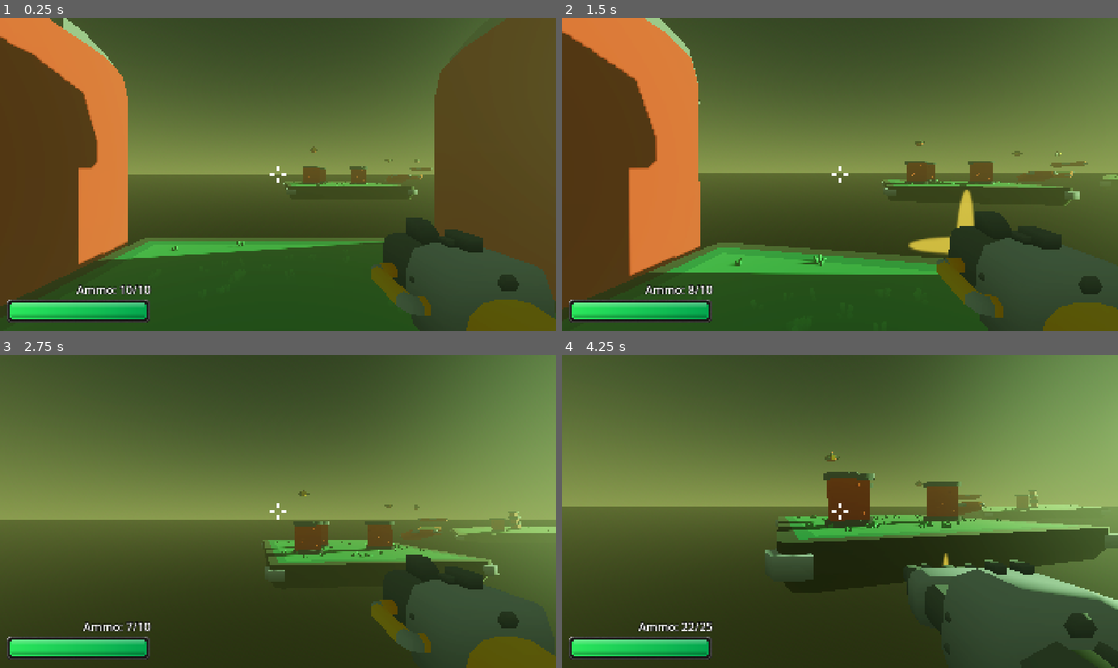
Above: before the commit, frames 1-4 (two rows, left to right).
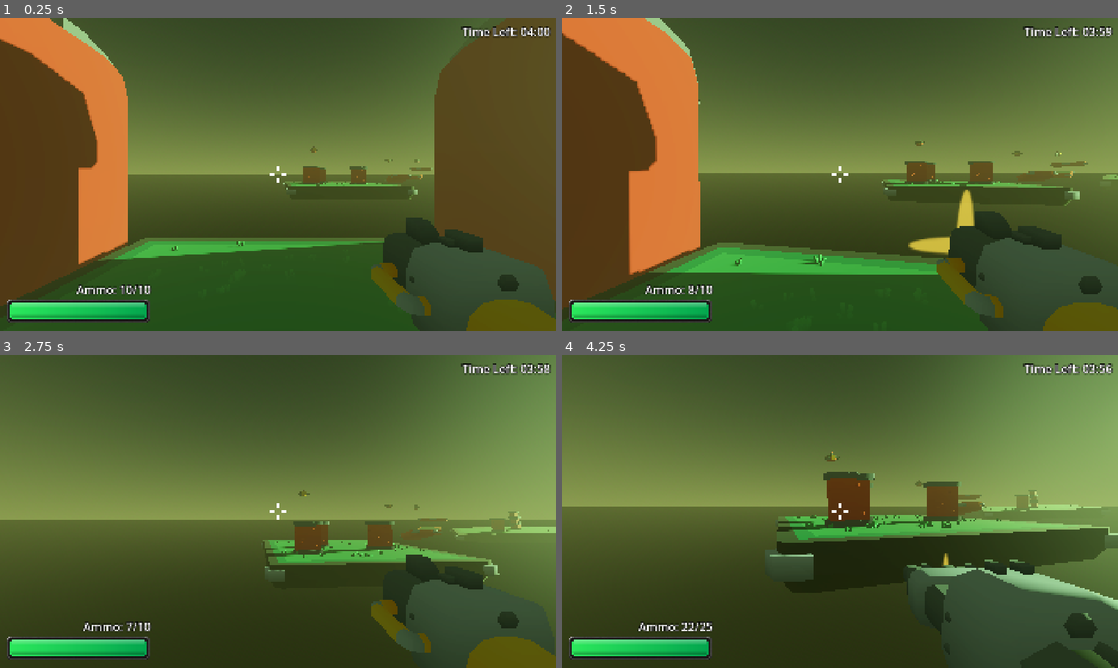
Above: after the commit, the same moments.

Repository: Stone-keep/3d_first_person_shooter
Game: Godot game, scene res://scenes/game.tscn
The game is run twice, just before and just after one commit, with the same random seed, the same clock (stepped at 60 frames per second) and the same inputs. Sound files missing from this copy of the repository are replaced by a short silence.
Inputs (mouse positions are in pixels of both pictures, inside the frame that each line leads up to):
- Up to frame 1 (0.25 s): no input
- Up to frame 2 (1.5 s): move the mouse to (867, 174) at 0.52 s; press the mouse at (867, 174) at 0.53 s; hold W (forward) from 0.53 s (still down); tap Space (jump) at 0.77 s; move the mouse to (812, 174) at 1.27 s; release the mouse at (812, 174) at 1.28 s; click (812, 174) at 1.35 s
- Up to frame 3 (2.75 s): keep holding W (forward); tap Space (jump) at 1.52 s; move the mouse to (289, 505) at 2.02 s; hold Shift (run) from 2.03 s (still down); click (289, 505) at 2.3 s
- Up to frame 4 (4.25 s): keep holding W (forward); move the mouse to (834, 517) at 2.77 s; release Shift (run) at 2.78 s; tap E (toggle_weapon) at 2.85 s; tap Space (jump) at 3.02, 3.77 s; click (834, 517) at 3.05 s; move the mouse to (878, 514) at 3.52 s; press the mouse at (878, 514) at 3.53 s

The runs differ from the first frame. In frame 1, 0.4% of the frame differs, in the area x 0-100%, y 2-76%; in frame 2, 0.6%, in the area x 0-100%, y 2-83%; in frame 3, 0.4%; in frame 4, 0.5%.

Commit message:
Add lose conditions and game timer + label

Diff:
--- a/scenes/enemy.gd
+++ b/scenes/enemy.gd
@@ -1,9 +1,11 @@
 extends CharacterBody3D
 
+@export var health: int
+@export var min_damage: int
+@export var max_damage: int
 @export var min_flash_size: float
 @export var max_flash_size: float
 @export var number_of_barrels := 1
-@export var health := 20
 @export var rotation_speed := 10.0
 
 @onready var muzzleflash: Node3D = $Model/MuzzleFlash
@@ -151,7 +153,6 @@
 		return
 	flash()
 	current_health -= hit_damage
-	print(current_health)
 	if current_health <= 0:
 		set_state(EnemyState.DYING)
 
@@ -170,7 +171,7 @@
 	shoot_sound_player.play()
 	shoot_shape.force_shapecast_update()
 	if shoot_shape.is_colliding():
-		var damage := randi_range(1, 3)
+		var damage := randi_range(min_damage, max_damage)
 		var collider := shoot_shape.get_collider(0)
 
 		if collider.is_in_group("player"):
--- a/scenes/enemy.tscn
+++ b/scenes/enemy.tscn
@@ -190,10 +190,12 @@
 collision_layer = 4
 collision_mask = 3
 script = ExtResource("1_md0e3")
+health = 24
+min_damage = 1
+max_damage = 3
 min_flash_size = 0.3
 max_flash_size = 0.45
 number_of_barrels = 2
-health = 24
 rotation_speed = 2.0
 
 [node name="Model" type="Node3D" parent="." unique_id=1094295482]
@@ -225,7 +227,6 @@
 
 [node name="MuzzleFlash" type="Node3D" parent="Model" unique_id=1390510960]
 transform = Transform3D(1, 0, 0, 0, 1, 0, 0, 0, 1, 0, 0.32853162, 0)
-visible = false
 
 [node name="LeftBarrel" type="Sprite3D" parent="Model/MuzzleFlash" unique_id=699871129]
 transform = Transform3D(0.4, 0, 0, 0, 0.4, 0, 0, 0, 0.4, 0.45003617, -0.027542502, 0.43636626)
--- a/scenes/game.gd
+++ b/scenes/game.gd
@@ -7,6 +7,7 @@
 
 @onready var player: CharacterBody3D = $Characters/Player
 @onready var hud: CanvasLayer = $HUD
+@onready var game_timer: Timer = $GameTimer
 @onready var enviornement: WorldEnvironment = $Enviornement
 @onready var sun: DirectionalLight3D = $Sun
 @onready var sky_material: ProceduralSkyMaterial = enviornement.environment.sky.sky_material
@@ -19,6 +20,9 @@
 	player.targeted_enemy_lost.connect(_on_player_targeted_enemy_lost)
 	hud.update_player_current_hp(player.current_health, player.max_health)
 	enviornement_animation()
+
+func _process(_delta: float) -> void:
+	hud.update_timer_label(game_timer.time_left)
 
 func enviornement_animation():
 	var tween = create_tween()
@@ -47,8 +51,16 @@
 	tween.tween_property(enviornement.environment, "volumetric_fog_albedo", Color(0.82, 0.36, 0.26), half_day_time)
 	tween.tween_property(enviornement.environment, "volumetric_fog_density", 0.014, half_day_time)
 
+func lose_game(cause: String):
+	print(cause)
+
+func win_game():
+	pass
+
 func _on_player_health_changed(hp_current: int, hp_max: int):
 	hud.update_player_current_hp(hp_current, hp_max)
+	if hp_current <= 0:
+		lose_game("health")
 
 func _on_player_ammo_changed(current_ammo: int, max_ammo: int):
 	hud.update_ammo(current_ammo, max_ammo)
@@ -61,3 +73,10 @@
 
 func _on_player_targeted_enemy_lost():
 	hud.hide_enemy_info()
+
+func _on_death_zone_body_entered(body: Node3D) -> void:
+	if body == player:
+		lose_game("fall")
+
+func _on_game_timer_timeout() -> void:
+	lose_game("timeout")
--- a/scenes/game.tscn
+++ b/scenes/game.tscn
@@ -52,9 +52,12 @@
 adjustment_enabled = true
 adjustment_saturation = 1.08
 
+[sub_resource type="BoxShape3D" id="BoxShape3D_vtaks"]
+size = Vector3(250, 1, 250)
+
 [node name="Game" type="Node3D" unique_id=1158255392]
 script = ExtResource("1_lbhrr")
-half_day_time = 150.0
+half_day_time = 120.0
 
 [node name="HUD" parent="." unique_id=429791386 instance=ExtResource("1_lnu2h")]
 
@@ -89,7 +92,7 @@
 transform = Transform3D(0.76531476, 0, -0.6436562, 0, 1, 0, 0.6436562, 0, 0.76531476, 38.843277, 1.9574575, 30.75005)
 
 [node name="Enemy6" parent="Characters" unique_id=1869918565 instance=ExtResource("2_yqjtg")]
-transform = Transform3D(0.20112921, 0, 0.9795647, 0, 1, 0, -0.9795647, 0, 0.20112921, 52.16978, 0.5588956, -7.948558)
+transform = Transform3D(0.9281744, 0, 0.3721456, 0, 1, 0, -0.3721456, 0, 0.9281744, 41.95963, 3.298376, -3.1959176)
 
 [node name="Enemy7" parent="Characters" unique_id=960835441 instance=ExtResource("2_yqjtg")]
 transform = Transform3D(0.25397736, 0, 0.9672102, 0, 1, 0, -0.9672102, 0, 0.25397736, 54.659397, 0, -13.168144)
@@ -101,24 +104,32 @@
 transform = Transform3D(0.47295067, 0, -0.881089, 0, 1, 0, 0.881089, 0, 0.47295067, 7.170933, 4.971527, 63.39465)
 
 [node name="Enemy10" parent="Characters" unique_id=397139771 instance=ExtResource("2_yqjtg")]
-transform = Transform3D(-0.9988442, 0, -0.048065405, 0, 1, 0, 0.048065405, 0, -0.9988442, -12.4305, 5.5466013, 55.071247)
-
-[node name="Enemy11" parent="Characters" unique_id=1428710742 instance=ExtResource("2_yqjtg")]
+transform = Transform3D(-0.11836922, 0, -0.99296963, 0, 1, 0, 0.99296963, 0, -0.11836922, -20.063328, 5.989629, 61.94136)
+
+[node name="Enemy11" parent="Characters" unique_id=2057805855 instance=ExtResource("2_yqjtg")]
+transform = Transform3D(-0.98748, 0, 0.15774447, 0, 1, 0, -0.15774447, 0, -0.98748, -33.012413, 2.691966, 50.931213)
+
+[node name="EnemyWinCon01" parent="Characters" unique_id=1428710742 instance=ExtResource("2_yqjtg")]
 transform = Transform3D(-0.9945036, 0, 0.10470206, 0, 1, 0, -0.10470206, 0, -0.9945036, -42.526962, 4.6229606, 12.574052)
 
-[node name="Enemy12" parent="Characters" unique_id=1156788697 instance=ExtResource("2_yqjtg")]
+[node name="EnemyWinCon02" parent="Characters" unique_id=654601256 instance=ExtResource("2_yqjtg")]
+transform = Transform3D(-0.7332078, 0, 0.68000466, 0, 1, 0, -0.68000466, 0, -0.7332078, -32.599934, 2.0545888, 11.137186)
+
+[node name="EnemyWinCon03" parent="Characters" unique_id=1156788697 instance=ExtResource("2_yqjtg")]
 transform = Transform3D(-0.66951966, 0, -0.74279433, 0, 1, 0, 0.74279433, 0, -0.66951966, -54.3893, 1.2815671, 13.028919)
 
-[node name="Enemy13" parent="Characters" unique_id=654601256 instance=ExtResource("2_yqjtg")]
-transform = Transform3D(-0.7332078, 0, 0.68000466, 0, 1, 0, -0.68000466, 0, -0.7332078, -32.599934, 2.0545888, 11.137186)
-
-[node name="Enemy14" parent="Characters" unique_id=2057805855 instance=ExtResource("2_yqjtg")]
-transform = Transform3D(0.4897477, 0, -0.8718642, 0, 1, 0, 0.8718642, 0, 0.4897477, -44.673767, 2.691966, 67.60117)
-
 [node name="Level" type="Node3D" parent="." unique_id=198287855]
 
+[node name="DeathZone" type="Area3D" parent="Level" unique_id=373721836]
+collision_layer = 0
+collision_mask = 2
+
+[node name="CollisionShape3D" type="CollisionShape3D" parent="Level/DeathZone" unique_id=1521804920]
+transform = Transform3D(1, 0, 0, 0, 1, 0, 0, 0, 1, 12.954292, -16.18261, 14.505463)
+shape = SubResource("BoxShape3D_vtaks")
+
 [node name="WallLow8" parent="Level" unique_id=995416494 instance=ExtResource("8_vtaks")]
-transform = Transform3D(1.7512506, -0.8954164, -0.3624266, 0.91633016, 1.7773588, 0.036551937, 0.30571645, -0.198057, 1.966548, 62.045834, 1.7424443, 9.044966)
+transform = Transform3D(1.7512506, -0.8954164, -0.3624266, 0.91633016, 1.7773588, 0.036551937, 0.30571645, -0.198057, 1.966548, 61.57539, 0.8237493, 9.044966)
 
 [node name="PlatformLarge" parent="Level" unique_id=2059513620 instance=ExtResource("4_lbhrr")]
 transform = Transform3D(3, 0, 0, 0, 3, 0, 0, 0, 3, 0.14341903, -2.7886484, 2.142932)
@@ -223,7 +234,7 @@
 transform = Transform3D(2.8751748, -0.6224829, 0.5881154, 0.7178646, 2.8753016, -0.4661682, -0.46694246, 0.58750075, 2.9046185, 10.447134, -0.31145954, 58.473686)
 
 [node name="WallHigh12" parent="Level" unique_id=1991363156 instance=ExtResource("6_gee14")]
-transform = Transform3D(1.3771118, 0.081880674, 0.7852616, 0.057668116, 1.4603143, -0.45049253, -0.5918078, 0.3328317, 1.7833725, 65.87642, 1.7551694, 8.694904)
+transform = Transform3D(1.3771118, 0.081880674, 0.7852616, 0.057668116, 1.4603143, -0.45049253, -0.5918078, 0.3328317, 1.7833725, 65.405975, 0.8364744, 8.694904)
 
 [node name="WallLow9" parent="Level" unique_id=713791551 instance=ExtResource("8_vtaks")]
 transform = Transform3D(4, 0, 0, 0, 1.9269154, 0.53572124, 0, -0.53572124, 1.9269154, -2.5094733, -0.88505507, 63.459213)
@@ -315,7 +326,15 @@
 [node name="Pickups" type="Node3D" parent="." unique_id=32930930]
 
 [node name="HeartPickup" parent="Pickups" unique_id=1418570969 instance=ExtResource("10_vtaks")]
-transform = Transform3D(1, 0, 0, 0, 1, 0, 0, 0, 1, 66.13222, 5.3160405, 9.345845)
+transform = Transform3D(1, 0, 0, 0, 1, 0, 0, 0, 1, 65.433655, 4.3973455, 9.345845)
 
 [node name="HeartPickup2" parent="Pickups" unique_id=1636430508 instance=ExtResource("10_vtaks")]
 transform = Transform3D(1, 0, 0, 0, 1, 0, 0, 0, 1, -10.71573, 2.8682668, 81.697914)
+
+[node name="GameTimer" type="Timer" parent="." unique_id=725503690]
+wait_time = 240.0
+one_shot = true
+autostart = true
+
+[connection signal="body_entered" from="Level/DeathZone" to="." method="_on_death_zone_body_entered"]
+[connection signal="timeout" from="GameTimer" to="." method="_on_game_timer_timeout"]
--- a/scenes/hud.gd
+++ b/scenes/hud.gd
@@ -10,6 +10,7 @@
 @onready var enemy_info: VBoxContainer = $Control/EnemyInfo
 @onready var enemy_name_label: Label = $Control/EnemyInfo/EnemyNameLabel
 @onready var enemy_health_bar: ProgressBar = $Control/EnemyInfo/EnemyHealthBar
+@onready var timer_label: Label = $Control/TimerLabel
 
 func update_player_current_hp(current_health: int, max_health: int):
 	player_hp_bar.max_value = max_health
@@ -48,3 +49,17 @@
 
 	update_ammo(max_ammo, max_ammo)
 	reload_container.hide()
+
+func update_timer_label(time_left: float):
+	var total_seconds = ceili(time_left)
+	var minutes = total_seconds / 60
+	var seconds = total_seconds % 60
+	timer_label.text = "Time Left: %02d:%02d" % [minutes, seconds]
+	if total_seconds <= 10:
+		timer_label.add_theme_color_override("font_color", Color.DARK_RED)
+	elif total_seconds <= 30:
+		timer_label.add_theme_color_override("font_color", Color.RED)
+	elif total_seconds <= 60:
+		timer_label.add_theme_color_override("font_color", Color.ORANGE)
+	else:
+		timer_label.add_theme_color_override("font_color", Color.WHITE)
--- a/scenes/hud.tscn
+++ b/scenes/hud.tscn
@@ -73,10 +73,7 @@
 anchors_preset = -1
 anchor_left = 0.5
 anchor_right = 0.5
-offset_left = -210.0
-offset_top = 26.0
-offset_right = 210.0
-offset_bottom = 96.0
+offset_top = 20.0
 grow_horizontal = 2
 theme_override_constants/separation = 6
 
@@ -164,3 +161,16 @@
 theme_override_styles/fill = SubResource("StyleBoxFlat_047uy")
 step = 0.1
 show_percentage = false
+
+[node name="TimerLabel" type="Label" parent="Control" unique_id=668346664]
+layout_mode = 1
+anchors_preset = -1
+anchor_left = 1.0
+anchor_right = 1.0
+offset_top = 20.0
+offset_right = -20.0
+grow_horizontal = 0
+theme_override_colors/font_color = Color(1, 1, 1, 1)
+theme_override_constants/outline_size = 10
+theme_override_font_sizes/font_size = 40
+text = "Time Left: 4:00"
--- a/scenes/player.gd
+++ b/scenes/player.gd
@@ -209,9 +209,6 @@
 func get_hit(hit_damage: int):
 	current_health -= hit_damage
 	health_changed.emit(current_health, max_health)
-	print("Player hit for: " + str(hit_damage))
-	if current_health <= 0:
-		die()
 
 func heal_up(amount: int):
 	current_health += amount
@@ -219,6 +216,3 @@
 		current_health = max_health
 	health_changed.emit(current_health, max_health)
 	print("Player health: %s/%s" % [current_health, max_health])
-
-func die():
-	print("player dead")
